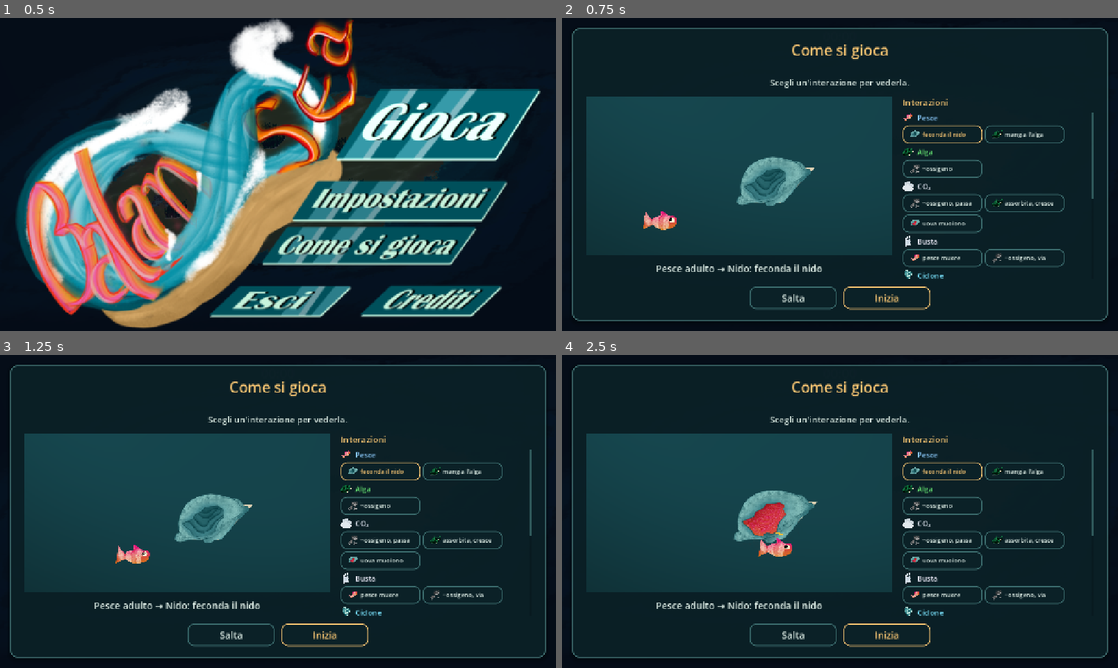
Above: before the commit, frames 1-4 (two rows, left to right).
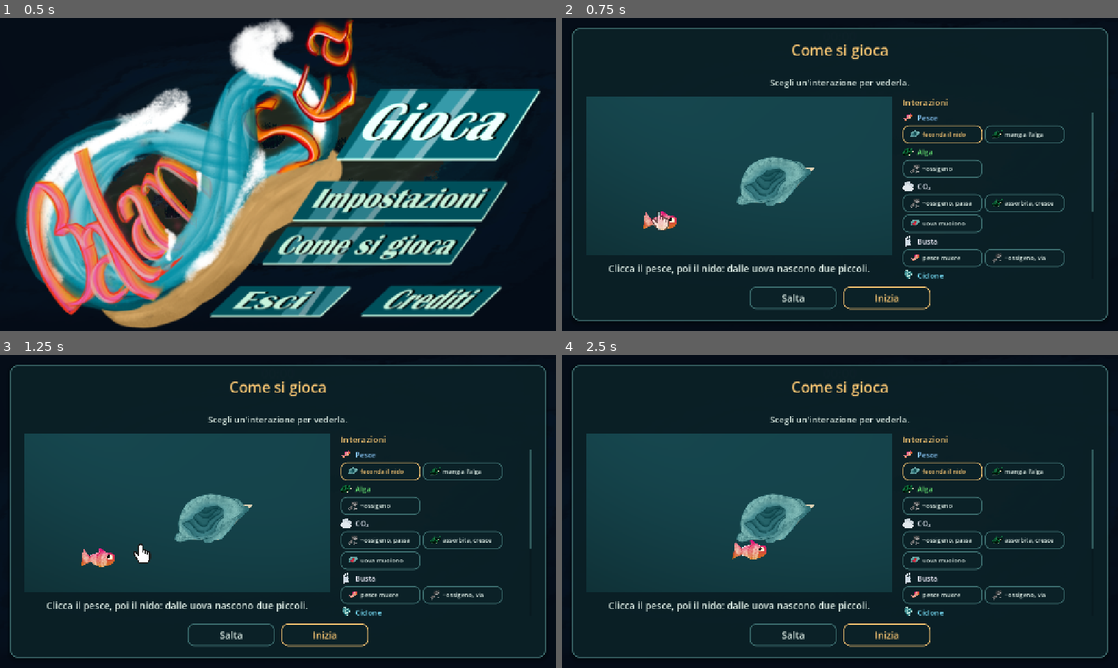
Above: after the commit, the same moments.

Repository: TakFog/rgj2026
Game: Godot game, scene res://main/main.tscn
Two runs of this game, one before a commit and one after it. Both use one fixed random seed, a clock stepped at 60 frames per second and the inputs below. Sound files missing from this copy of the repository are replaced by a short silence.
Inputs (mouse positions are in pixels of both pictures, inside the frame that each line leads up to):
- Up to frame 1 (0.5 s): no input
- Up to frame 2 (0.75 s): click (1001, 124) at 0.5 s
- Up to frame 3 (1.25 s): no input
- Up to frame 4 (2.5 s): click (1023, 630) at 1.25 s, where only the run before the commit has a clickable "nido distrutto"; click (940, 649) at 2 s, where only the run before the commit has a clickable "minaccia via"

Frame 1 is identical in both runs. In frame 2, 0.8% of the frame differs, in the area x 8-96%, y 57-82%; in frame 3, 1.2%; in frame 4, 2.1%, in the area x 8-96%, y 43-82%.

Commit message:
Teach the tutorial clicks and compact the cyclone rows
The fish/nest vignette now shows a pointing hand: it clicks the adult fish
(selecting it) and then the nest, and the caption says so too. Touch builds
get the "tocca" wording.

The four "cyclone destroys ..." rows become one Cyclone step: a single funnel
sweeps across fish, alga, nest and predator, wiping them out one after the
other. The coral row stays on its own, since there the coral destroys the
cyclone. CO2 and the bag are left out of the sweep to fit the stage.

Diff:
--- a/core/tutorial_interactions.gd
+++ b/core/tutorial_interactions.gd
@@ -19,6 +19,8 @@
 		"agent_id": &"fish", "target": "Nido", "target_id": &"nest",
 		"short": "feconda il nido", "color": Color(0.55, 0.8, 1.0),
 		"agent_end": "stay", "target_end": "stay",
+		"caption": "Clicca il pesce, poi il nido: dalle uova nascono due piccoli.",
+		"caption_touch": "Tocca il pesce, poi il nido: dalle uova nascono due piccoli.",
 	},
 	{
 		"id": &"fish_algae", "group": "Pesce", "agent": "Pesce",
@@ -63,28 +65,14 @@
 		"agent_end": "vanish", "target_end": "damage",
 	},
 	{
-		"id": &"cyclone_fish_algae", "group": "Ciclone", "agent": "Ciclone",
-		"agent_id": &"cyclone", "target": "Pesce o alga", "target_id": &"fish",
+		# One sweep for everything the cyclone wipes out; the coral reaction keeps
+		# its own row because there the coral is the one that destroys the cyclone.
+		"id": &"cyclone_rampage", "group": "Ciclone", "agent": "Ciclone",
+		"agent_id": &"cyclone", "target": "Pesce, alga, nido e predatore",
+		"target_id": &"fish",
 		"short": "distrutti", "color": Color(0.45, 0.85, 0.95),
 		"agent_end": "pass", "target_end": "vanish",
-	},
-	{
-		"id": &"cyclone_nest", "group": "Ciclone", "agent": "Ciclone",
-		"agent_id": &"cyclone", "target": "Nido", "target_id": &"nest",
-		"short": "nido distrutto", "color": Color(0.45, 0.85, 0.95),
-		"agent_end": "pass", "target_end": "vanish",
-	},
-	{
-		"id": &"cyclone_threat", "group": "Ciclone", "agent": "Ciclone",
-		"agent_id": &"cyclone", "target": "CO₂ o busta", "target_id": &"co2",
-		"short": "minaccia via", "color": Color(0.45, 0.85, 0.95),
-		"agent_end": "pass", "target_end": "vanish",
-	},
-	{
-		"id": &"cyclone_predator", "group": "Ciclone", "agent": "Ciclone",
-		"agent_id": &"cyclone", "target": "Predatore", "target_id": &"predator",
-		"short": "predatore via", "color": Color(0.45, 0.85, 0.95),
-		"agent_end": "pass", "target_end": "vanish",
+		"caption": "Il ciclone spazza via pesce, alga, nido e predatore, uno dopo l'altro.",
 	},
 	{
 		"id": &"cyclone_coral", "group": "Ciclone", "agent": "Ciclone",
--- a/core/tutorial_sequence.gd
+++ b/core/tutorial_sequence.gd
@@ -5,7 +5,7 @@
 ## renders each step and TutorialScreen advances through them.
 
 const CAPTIONS: Array[String] = [
-	"Il pesce adulto feconda il nido: dalle uova nascono due piccoli.",
+	"Clicca il pesce, poi il nido: dalle uova nascono due piccoli.",
 	"La CO2 tocca l'alga, viene assorbita, e l'alga si espande.",
 	"L'alga che cresce sul corallo gli toglie ossigeno.",
 ]
--- a/tests/unit/test_tutorial_interactions.gd
+++ b/tests/unit/test_tutorial_interactions.gd
@@ -21,10 +21,7 @@
 		"CO₂|Nido con uova",
 		"Busta|Pesce",
 		"Busta|Corallo",
-		"Ciclone|Pesce o alga",
-		"Ciclone|Nido",
-		"Ciclone|CO₂ o busta",
-		"Ciclone|Predatore",
+		"Ciclone|Pesce, alga, nido e predatore",
 		"Ciclone|Corallo",
 		"Predatore|Pesce",
 		"Predatore|Nido con uova",
@@ -36,7 +33,20 @@
 
 
 func test_rows_have_enough_entries_for_a_real_reference() -> void:
-	assert_true(TutorialInteractions.ROWS.size() >= 16)
+	assert_true(TutorialInteractions.ROWS.size() >= 15)
+
+
+func test_cyclone_rows_are_compacted_into_one_sweep() -> void:
+	var ids := {}
+	for row in TutorialInteractions.ROWS:
+		ids[row["id"]] = true
+	for old in [
+		&"cyclone_fish_algae", &"cyclone_nest", &"cyclone_threat", &"cyclone_predator",
+	]:
+		assert_false(ids.has(old), "%s must be folded into the cyclone sweep" % old)
+	assert_true(ids.has(&"cyclone_rampage"), "the compacted cyclone row is missing")
+	assert_true(ids.has(&"cyclone_coral"),
+			"the coral destroying the cyclone keeps its own row")
 
 
 func test_turtle_leaves_the_predator_on_stage() -> void:
--- a/tests/unit/test_tutorial_screen.gd
+++ b/tests/unit/test_tutorial_screen.gd
@@ -11,6 +11,17 @@
 	assert_eq(TutorialScreen.primary_label(TutorialScreen.Mode.REVIEW), "Indietro")
 	assert_false(TutorialScreen.skip_visible(TutorialScreen.Mode.REVIEW))
 	assert_false(TutorialScreen.starts_run(TutorialScreen.Mode.REVIEW))
+
+
+func test_nest_caption_explains_the_two_clicks() -> void:
+	var row := {}
+	for candidate in TutorialInteractions.ROWS:
+		if candidate["id"] == &"fish_nest":
+			row = candidate
+	assert_false(row.is_empty(), "fish_nest row missing")
+	assert_true("Clicca il pesce" in TutorialScreen.caption_for(row, false))
+	assert_true("Tocca il pesce" in TutorialScreen.caption_for(row, true),
+			"the touch build must not tell the player to click")
 
 
 func test_input_mapping() -> void:
--- a/tests/unit/test_tutorial_stage.gd
+++ b/tests/unit/test_tutorial_stage.gd
@@ -23,7 +23,7 @@
 func test_cyclone_agent_uses_the_animated_visual() -> void:
 	var stage := TutorialStage.new()
 	autofree(stage)
-	stage.show_interaction(_row(&"cyclone_fish_algae"))
+	stage.show_interaction(_row(&"cyclone_rampage"))
 	var agent: Node2D = stage.get("_agent")
 	assert_true(agent is CycloneVisual, "the tutorial cyclone must use the game's animated visual")
 	if not (agent is CycloneVisual):
@@ -109,6 +109,30 @@
 	stage.free()
 
 
+func test_nest_vignette_points_the_hand_at_fish_and_nest() -> void:
+	var stage := TutorialStage.new()
+	autofree(stage)
+	stage.show_interaction(_row(&"fish_nest"))
+	var hand: Sprite2D = stage.get("_hand")
+	var adult: FishVisual = stage.get("_adult")
+	assert_true(hand != null, "the fish/nest vignette needs a pointing hand")
+	if hand == null:
+		return
+	assert_eq(hand.texture, TutorialStage.HAND_TEXTURE)
+	assert_true(hand.z_index > adult.z_index, "the hand must draw over the fish")
+
+
+func test_cyclone_rampage_wipes_out_four_targets() -> void:
+	var stage := TutorialStage.new()
+	autofree(stage)
+	stage.show_interaction(_row(&"cyclone_rampage"))
+	assert_true(stage.get("_agent") is CycloneVisual, "the sweep needs the animated cyclone")
+	var victims: Array = stage.get("_rampage")
+	assert_eq(victims.size(), 4, "the sweep destroys four targets")
+	stage.stop()
+	assert_eq(stage.sprite_count(), 0)
+
+
 func test_turtle_faces_the_way_it_swims() -> void:
 	var stage := TutorialStage.new()
 	stage.show_interaction(_row(&"turtle_predator"))
--- a/ui/b_tutorial_screen.gd
+++ b/ui/b_tutorial_screen.gd
@@ -55,6 +55,17 @@
 	return mode == Mode.START
 
 
+## Caption under the stage. Rows can override the generic "agent → target"
+## line to teach an input (the fish/nest clicks); touch builds get their own
+## wording without changing the mouse one.
+static func caption_for(row: Dictionary, touch: bool) -> String:
+	if touch and row.has("caption_touch"):
+		return row["caption_touch"]
+	if row.has("caption"):
+		return row["caption"]
+	return "%s → %s: %s" % [row["agent"], row["target"], row["short"]]
+
+
 ## Esc is both CANCEL and PAUSE: cancel wins, so Esc goes back/skips and Space
 ## (pause only) advances the vignette.
 static func action_for(is_cancel: bool, is_pause: bool) -> InputAction:
@@ -207,7 +218,7 @@
 	_elapsed = 0.0
 	var row := TutorialInteractions.ROWS[index]
 	_stage.show_interaction(row)
-	_caption.text = "%s → %s: %s" % [row["agent"], row["target"], row["short"]]
+	_caption.text = caption_for(row, Platform.is_touch())
 	_refresh_chips()
 
 
--- a/ui/b_tutorial_stage.gd
+++ b/ui/b_tutorial_stage.gd
@@ -15,6 +15,21 @@
 const NEST_HEIGHT := 130.0
 const ALGAE_HEIGHT := 105.0
 const CORAL_HEIGHT := 140.0
+## Pointing hand used to show the clicks the game asks for. The fingertip sits
+## at the top of the art, so the sprite is shifted down by this fraction of its
+## height to put the tip on the target cell.
+const HAND_TEXTURE: Texture2D = preload("res://assets/ui/hand_pointer.png")
+const HAND_HEIGHT := 46.0
+const HAND_TIP_OFFSET_RATIO := 0.46
+## The compacted cyclone vignette: one funnel sweeps across the reef and wipes
+## out these four, in this order (CO₂ and the bag are left out to fit).
+const RAMPAGE_START_CELL := Vector2(0.5, 2.1)
+const RAMPAGE_END_CELL := Vector2(6.6, 2.1)
+const RAMPAGE_CELLS: Array[Vector2] = [
+	Vector2(2.0, 2.1), Vector2(3.1, 2.1), Vector2(4.2, 2.1), Vector2(5.8, 2.1),
+]
+const RAMPAGE_HIT_DELAYS: Array[float] = [1.2, 2.0, 2.8, 3.8]
+const RAMPAGE_SWEEP_SECONDS := 4.2
 ## Every vignette starts fading out at FADE_START and is gone after FADE_SECONDS;
 ## TIMELINE_SECONDS covers the whole animation, so the screen can loop on it.
 const FADE_START := 5.2
@@ -33,6 +48,7 @@
 	&"predator": 20,
 	&"turtle": 22,
 	&"cyclone": 24,
+	&"hand": 30,
 }
 
 var _projection: ViewProjection
@@ -43,6 +59,7 @@
 var _nest: Sprite2D
 var _ring: ClockRing
 var _adult: FishVisual
+var _hand: Sprite2D
 var _co2_cloud: Co2Bubbles
 var _algae_a: Sprite2D
 var _ghost_algae: Sprite2D
@@ -51,6 +68,9 @@
 ## Generic interaction vignette (agent on the left, target on the right).
 var _agent: Node2D
 var _target: Node2D
+## Compacted cyclone vignette: the funnel and the row of victims it sweeps.
+var _cyclone_visual: CycloneVisual
+var _rampage: Array[Node2D] = []
 ## The row currently being shown; its agent_end/target_end drive the outcome.
 var _data: Dictionary = {}
 ## Stage origin the current vignette was built around; on resize the visual
@@ -106,6 +126,7 @@
 		&"fish_nest": _build_nest()
 		&"co2_algae": _build_co2()
 		&"algae_coral": _build_coral()
+		&"cyclone_rampage": _build_rampage()
 		_: _build_generic(data)
 	if is_inside_tree():
 		_animate(id)
@@ -143,6 +164,11 @@
 ## Positions are relative to the build-time origin (see _origin).
 func _pos(cell: Vector2) -> Vector2:
 	return _origin + _projection.to_screen(cell - CONTENT_CENTER) - _projection.to_screen(Vector2.ZERO)
+
+
+## Screen point where the pointing hand's fingertip should land.
+func _hand_at(cell: Vector2) -> Vector2:
+	return _pos(cell) + Vector2(0.0, HAND_HEIGHT * HAND_TIP_OFFSET_RATIO)
 
 
 func _sprite(texture: Texture2D, height_px: float, cell: Vector2, tint := Color.WHITE) -> Sprite2D:
@@ -172,8 +198,8 @@
 	return fish
 
 
-func _algae(cell: Vector2) -> Sprite2D:
-	var sprite := _sprite(Algae.TEXTURE, ALGAE_HEIGHT, cell, Algae.SPRITE_TINT)
+func _algae(cell: Vector2, height_px := ALGAE_HEIGHT) -> Sprite2D:
+	var sprite := _sprite(Algae.TEXTURE, height_px, cell, Algae.SPRITE_TINT)
 	var sway := ShaderMaterial.new()
 	sway.shader = Algae.SWAY_SHADER
 	sway.set_shader_parameter("phase", cell.x * 0.73 + cell.y * 1.21)
@@ -239,6 +265,11 @@
 	var tween := _extra_tween()
 	tween.tween_property(item, "scale", base * amount, seconds * 0.4)
 	tween.tween_property(item, "scale", base, seconds * 0.6)
+
+
+## Quick press-and-release, read as a click on the item under the hand.
+func _press(item: Node2D) -> void:
+	_pulse(item, 0.82, 0.22)
 
 
 ## Fades every stage visual; used at the end of each vignette.
@@ -259,6 +290,7 @@
 	_nest = null
 	_ring = null
 	_adult = null
+	_hand = null
 	_co2_cloud = null
 	_algae_a = null
 	_ghost_algae = null
@@ -266,6 +298,8 @@
 	_oxygen_bar = null
 	_agent = null
 	_target = null
+	_cyclone_visual = null
+	_rampage.clear()
 	_data = {}
 	if _layer == null:
 		return
@@ -277,6 +311,10 @@
 	_nest = _sprite(Nest.EMPTY_TEXTURE, NEST_HEIGHT, Vector2(5.0, 2.0))
 	_nest.z_index = Z_BY_ID[&"nest"]
 	_adult = _fish(Vector2(1.2, 2.7), true, Vector2.RIGHT)
+	_hand = _sprite(HAND_TEXTURE, HAND_HEIGHT, Vector2(1.2, 2.7))
+	_hand.position = _hand_at(Vector2(1.2, 2.7))
+	_hand.modulate.a = 0.0
+	_hand.z_index = Z_BY_ID[&"hand"]
 	_ring = ClockRing.new()
 	_ring.position = _pos(Vector2(5.0, 2.0))
 	_ring.visible = false
@@ -296,6 +334,26 @@
 	_ghost_algae = _algae(Vector2(4.0, 2.2))
 	_ghost_algae.scale = Vector2.ZERO
 	_oxygen_bar = _make_oxygen_bar(Vector2(5.0, 2.2))
+
+
+## One funnel sweeping across a row of victims, smaller than in the single-target
+## vignettes so all four fit on the stage at once.
+func _build_rampage() -> void:
+	_agent = _cyclone(RAMPAGE_START_CELL)
+	_cyclone_visual = _agent as CycloneVisual
+	_rampage = []
+	_rampage.append(_fish(RAMPAGE_CELLS[0], true, Vector2.RIGHT))
+	_rampage.append(_algae(RAMPAGE_CELLS[1], 70.0))
+	_rampage.append(_rampage_sprite(Nest.EMPTY_TEXTURE, 80.0, RAMPAGE_CELLS[2],
+			Z_BY_ID[&"nest"]))
+	_rampage.append(_rampage_sprite(PredatorVisual.TEXTURE, 52.0, RAMPAGE_CELLS[3],
+			Z_BY_ID[&"predator"]))
+
+
+func _rampage_sprite(texture: Texture2D, height_px: float, cell: Vector2, z: int) -> Sprite2D:
+	var sprite := _sprite(texture, height_px, cell)
+	sprite.z_index = z
+	return sprite
 
 
 func _build_generic(data: Dictionary) -> void:
@@ -335,6 +393,7 @@
 		&"fish_nest": _animate_nest(tween)
 		&"co2_algae": _animate_co2(tween)
 		&"algae_coral": _animate_coral(tween)
+		&"cyclone_rampage": _animate_rampage(tween)
 		_: _animate_generic(tween)
 
 
@@ -342,22 +401,36 @@
 	var adult := _adult
 	var nest := _nest
 	var ring := _ring
-	tween.tween_property(adult, "position", _pos(Vector2(5.0, 2.0)), 1.6).set_delay(0.2)
+	var hand := _hand
+	# The hand shows the two clicks the game asks for: select the fish, then
+	# send it to the nest by clicking the nest.
+	tween.tween_property(hand, "modulate:a", 1.0, 0.15).set_delay(0.1)
 	tween.tween_callback(func() -> void:
+		adult.selected = true
+		_press(hand)
+	).set_delay(0.3)
+	tween.tween_property(hand, "position", _hand_at(Vector2(5.0, 2.0)), 0.35).set_delay(0.55)
+	tween.tween_callback(func() -> void:
+		_press(hand)
+	).set_delay(0.95)
+	tween.tween_property(hand, "modulate:a", 0.0, 0.3).set_delay(1.1)
+	tween.tween_property(adult, "position", _pos(Vector2(5.0, 2.0)), 1.2).set_delay(1.0)
+	tween.tween_callback(func() -> void:
+		adult.selected = false
 		_fit(nest, Nest.EGGS_TEXTURE, NEST_HEIGHT)
 		_pulse(nest, 1.08, 0.3)
 		ring.visible = true
-	).set_delay(1.8)
-	tween.tween_property(ring, "ratio", 1.0, 1.6).set_delay(1.8)
+	).set_delay(2.2)
+	tween.tween_property(ring, "ratio", 1.0, 1.1).set_delay(2.2)
 	tween.tween_callback(func() -> void:
 		_hatch_nest(nest)
-	).set_delay(3.4)
+	).set_delay(3.3)
 	for i in 2:
 		var juvenile := _fish(Vector2(5.0, 2.0), false, Vector2.LEFT if i == 0 else Vector2.RIGHT)
 		juvenile.modulate.a = 0.0
 		var target := Vector2(3.8, 1.5) if i == 0 else Vector2(6.2, 1.5)
-		tween.tween_property(juvenile, "modulate:a", 1.0, 0.2).set_delay(3.4)
-		tween.tween_property(juvenile, "position", _pos(target), 1.4).set_delay(3.4)
+		tween.tween_property(juvenile, "modulate:a", 1.0, 0.2).set_delay(3.3)
+		tween.tween_property(juvenile, "position", _pos(target), 1.4).set_delay(3.3)
 	tween.tween_method(_fade_all, 0.0, 1.0, FADE_SECONDS).set_delay(FADE_START)
 
 
@@ -391,6 +464,23 @@
 	tween.tween_property(_coral_sprite, "modulate", Color(2.0, 0.6, 0.6), 0.3).set_delay(1.0)
 	tween.tween_property(_coral_sprite, "modulate", Coral.CORAL_HEALTHY_TINT, 0.3).set_delay(1.3)
 	tween.tween_property(_oxygen_bar, "ratio", 0.8, 0.4).set_delay(1.2)
+	tween.tween_method(_fade_all, 0.0, 1.0, FADE_SECONDS).set_delay(FADE_START)
+
+
+## The funnel crosses the row; each victim disappears as it reaches it.
+func _animate_rampage(tween: Tween) -> void:
+	var cyclone := _cyclone_visual
+	tween.tween_property(cyclone, "position", _pos(RAMPAGE_END_CELL),
+			RAMPAGE_SWEEP_SECONDS).set_delay(0.2)
+	for i in _rampage.size():
+		var victim: Node2D = _rampage[i]
+		tween.tween_callback(func() -> void:
+			_pulse(cyclone, 1.06, 0.2)
+			_fade_out(victim, 0.3)
+		).set_delay(RAMPAGE_HIT_DELAYS[i])
+	tween.tween_callback(func() -> void:
+		_move_out(cyclone, Vector2.RIGHT, 140.0, 0.6)
+	).set_delay(4.4)
 	tween.tween_method(_fade_all, 0.0, 1.0, FADE_SECONDS).set_delay(FADE_START)
 
 
Binary file added: assets/ui/hand_pointer.png
Not shown, added: assets/ui/hand_pointer.png.import
